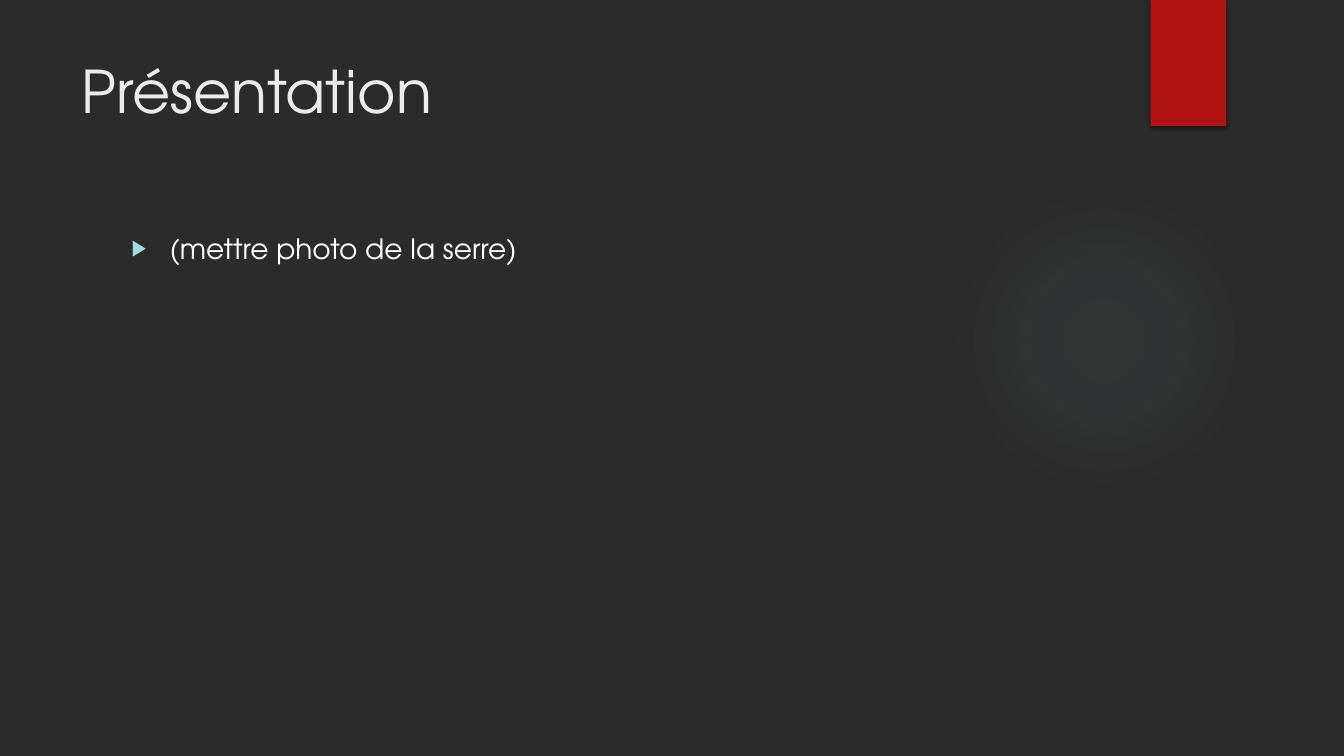
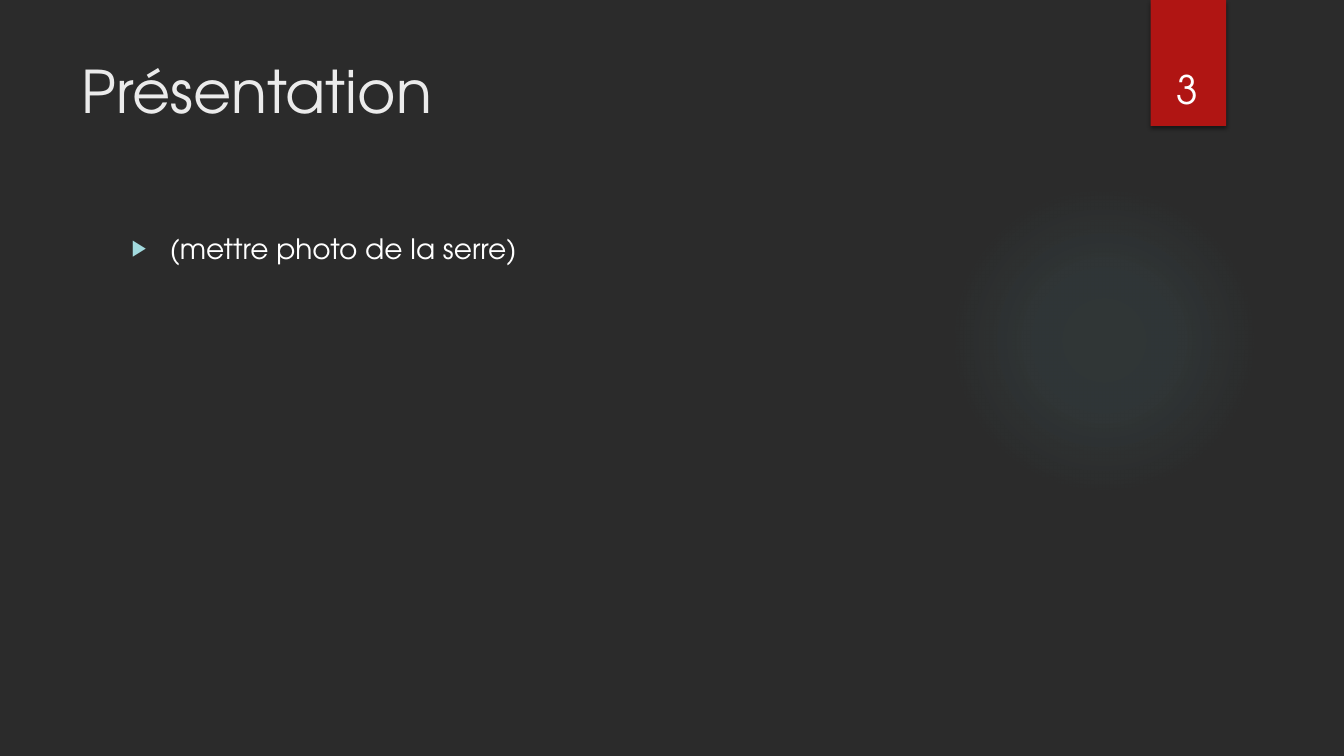
Before and after one commit to lucasminaud/projet_sfl5_serre_automatique, a slide deck: slide 3 of Partie personnelle Lucas MINAUD/Projet SFL5 revue 2.pptx. Drawn at 1344x756 pixels with LibreOffice and Linux fonts; fonts in the diff are those of the drawing; background and template pictures are left out; a plain dark background stands for a picture behind light text. Boxes give left, top, right and bottom in pixels: in the first picture for what was removed or moved away, otherwise in the second. Text is boxed around its words. In the diff, an @@ line names an element or a change of style, - is before the commit and + after.

```diff
--- a/Partie personnelle Lucas MINAUD/Projet SFL5 revue 2.pptx
+++ b/Partie personnelle Lucas MINAUD/Projet SFL5 revue 2.pptx
@@ page number added at (1177, 74, 1199, 105), 28 pt, text #FFFFFF @@
+3
```
Also in this commit, not shown: 3 other slides changed, 11 slides added, 1 slide removed, 2 other files.
